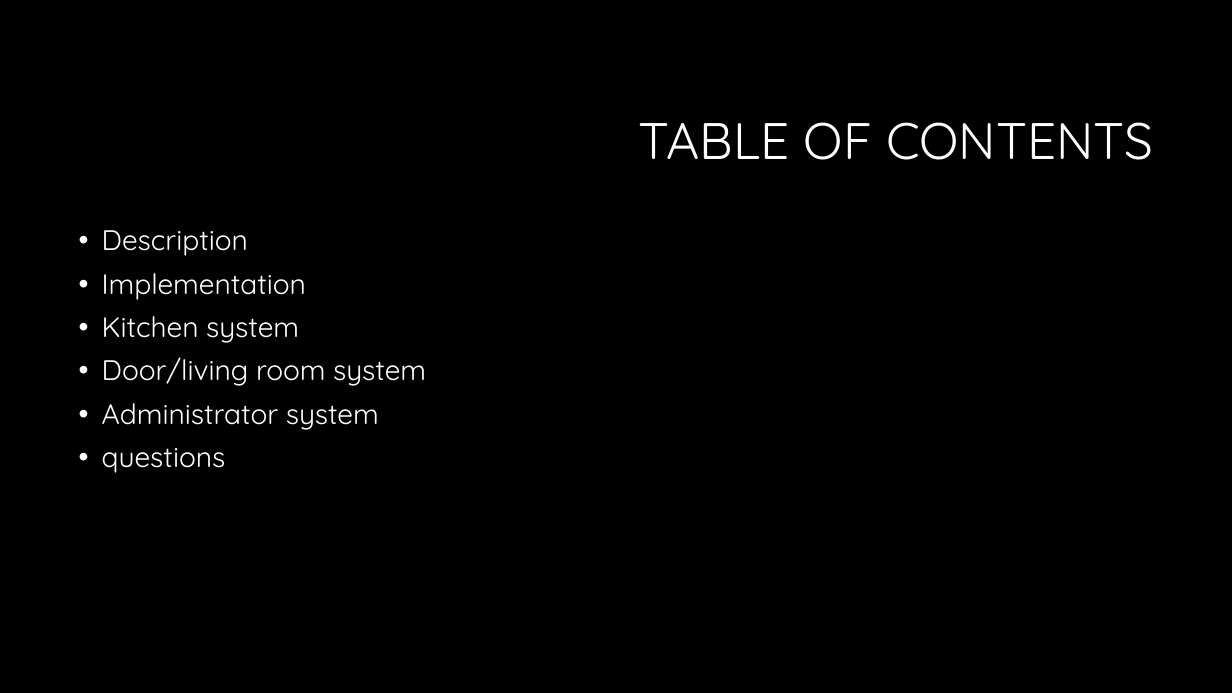
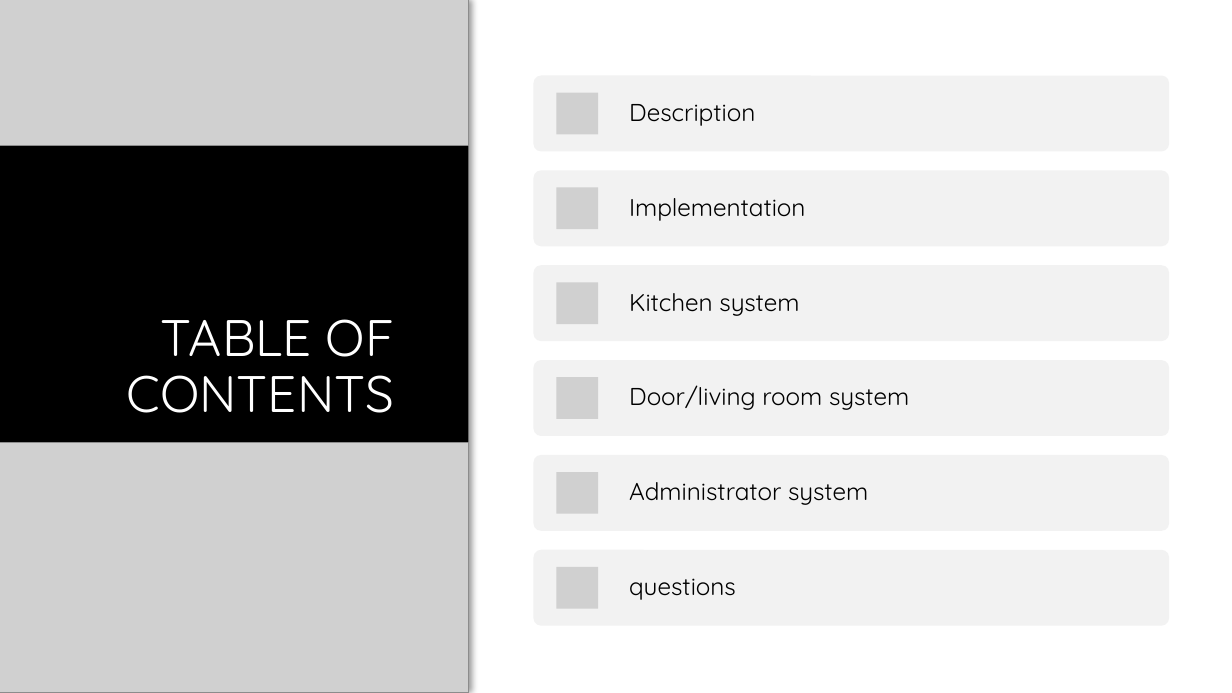
Before and after one commit to Gyalomalom/Ambient-Student-House, a slide deck: slide 2 of Sprint 2/sprint2.pptx. Drawn at 1232x693 pixels with LibreOffice and Linux fonts; fonts in the diff are those of the drawing; grey boxes stand for pictures; background and template pictures are left out. Boxes give left, top, right and bottom in pixels: in the first picture for what was removed or moved away, otherwise in the second. Text is boxed around its words. In the diff, an @@ line names an element or a change of style, - is before the commit and + after.

Commit message:
sprint 3 powerpoint

```diff
--- a/Sprint 2/sprint2.pptx
+++ b/Sprint 2/sprint2.pptx
@@ background #000000 to #FFFFFF @@
@@ rectangle added at (0,0,469,693), fill #000000 @@
@@ picture added at (0,0,469,146) @@
@@ title "TABLE OF CONTENTS" rewrapped from (638,122,1153,160) to (127,319,394,413) @@
@@ text removed at (102,230,426,473) @@
-• Description
-• Implementation
-• Kitchen system
-• Door/living room system
-• Administrator system
-• questions
@@ picture added at (0,442,469,693) @@
@@ group added at (533,76,1169,626): 6 rounded rectangles, 6 pictures, 6 texts @@
+Description
+Implementation
+Kitchen system
+Door/living room system
+Administrator system
+questions
```
Also in this commit, not shown: 1 other file.
